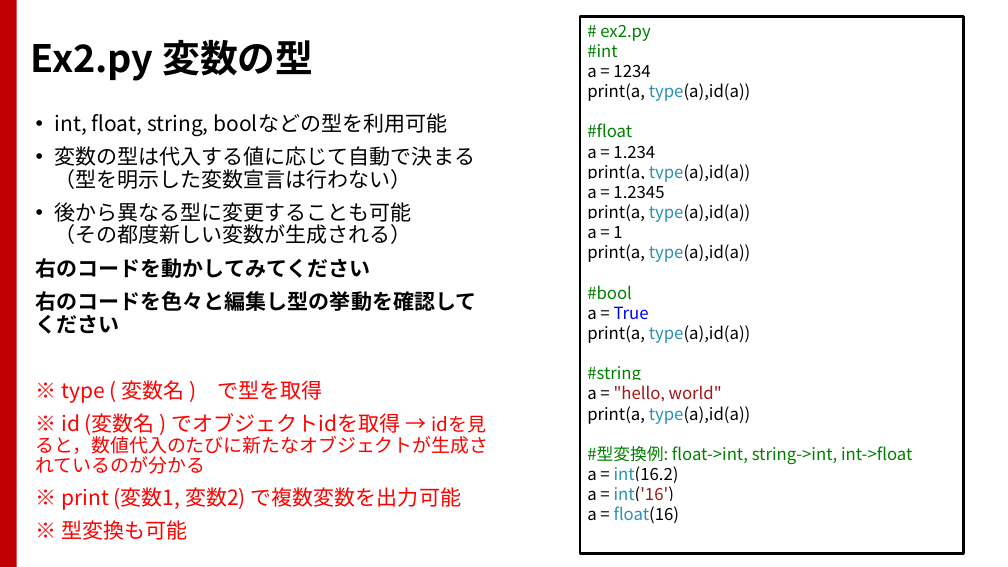
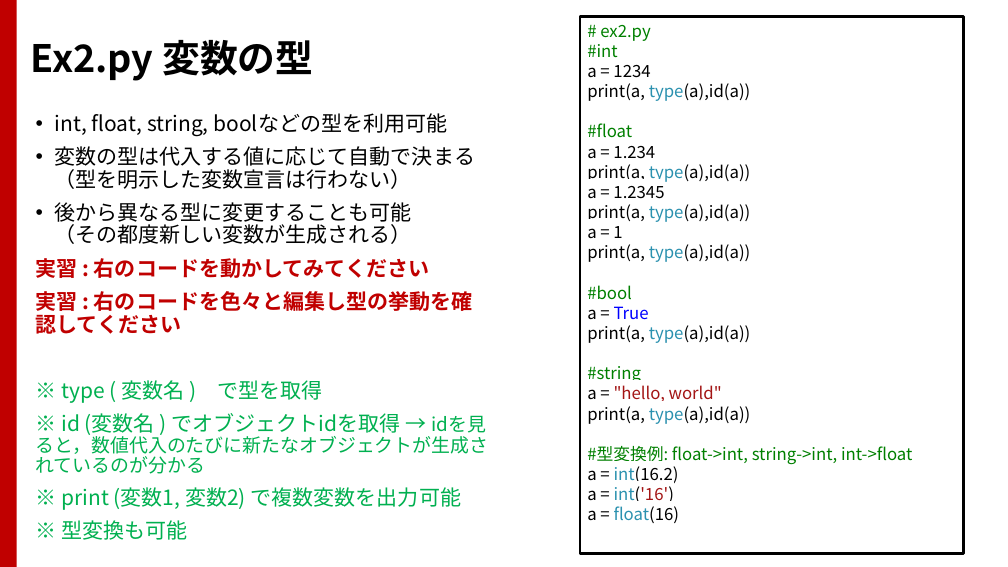
Before and after one commit to TakashiIjiri/TakashiIjiri.github.io, a slide deck: slide 11 of classes/dm2017/DigitalMedia2_13.pptx. Drawn at 1008x567 pixels with LibreOffice and Linux fonts; fonts in the diff are those of the drawing. Boxes give left, top, right and bottom in pixels: in the first picture for what was removed or moved away, otherwise in the second. Text is boxed around its words. In the diff, an @@ line names an element or a change of style, - is before the commit and + after.

```diff
--- a/classes/dm2017/DigitalMedia2_13.pptx
+++ b/classes/dm2017/DigitalMedia2_13.pptx
@@ text at box(36, 258, 473, 334): text changed; text colour #000000 to #C00000 @@
-右のコードを動かしてみてください
-右のコードを色々と編集し型の挙動を確認してください
+実習 : 右のコードを動かしてみてください
+実習 : 右のコードを色々と編集し型の挙動を確認してください
@@ text at box(36, 380, 489, 540): text colour #FF0000 to #00B050 in "※ type ( 変数名 ) で型を取得", "※ id (変数名 ) でオブジェクトidを取得 → idを見ると，数値代入のたびに新たなオブジェクトが生成されているの ...", "※ print (変数1, 変数2) で複数変数を出力可能", "※ 型変換も可能" @@
```
Also in this commit, not shown: 11 other slides changed, 2 other files.
